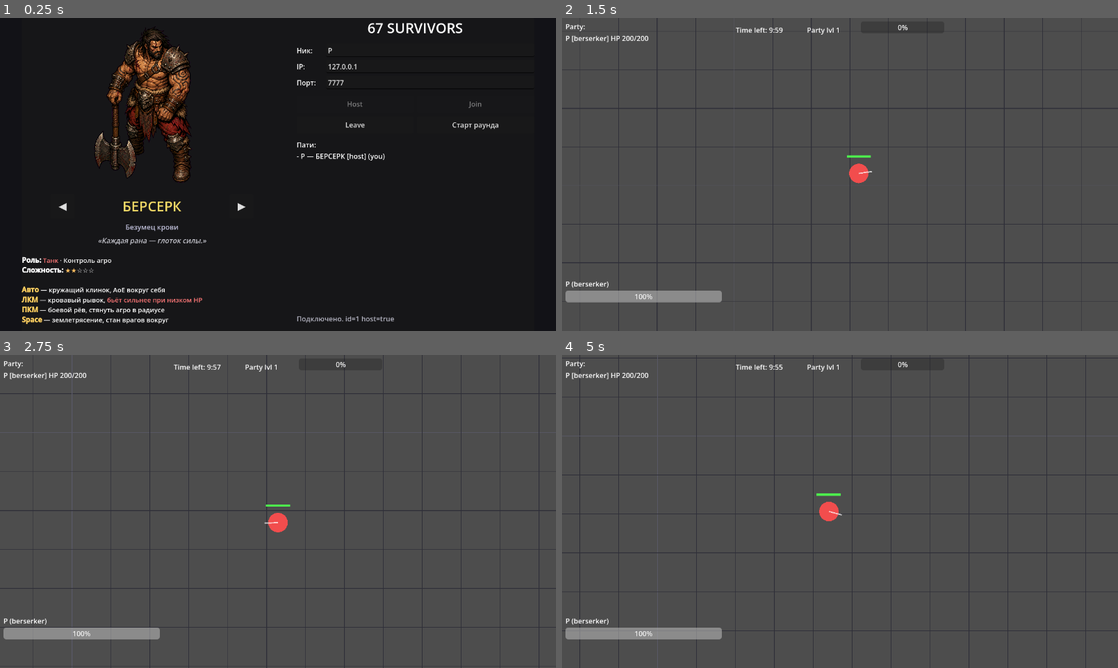
Above: before the commit, frames 1-4 (two rows, left to right).
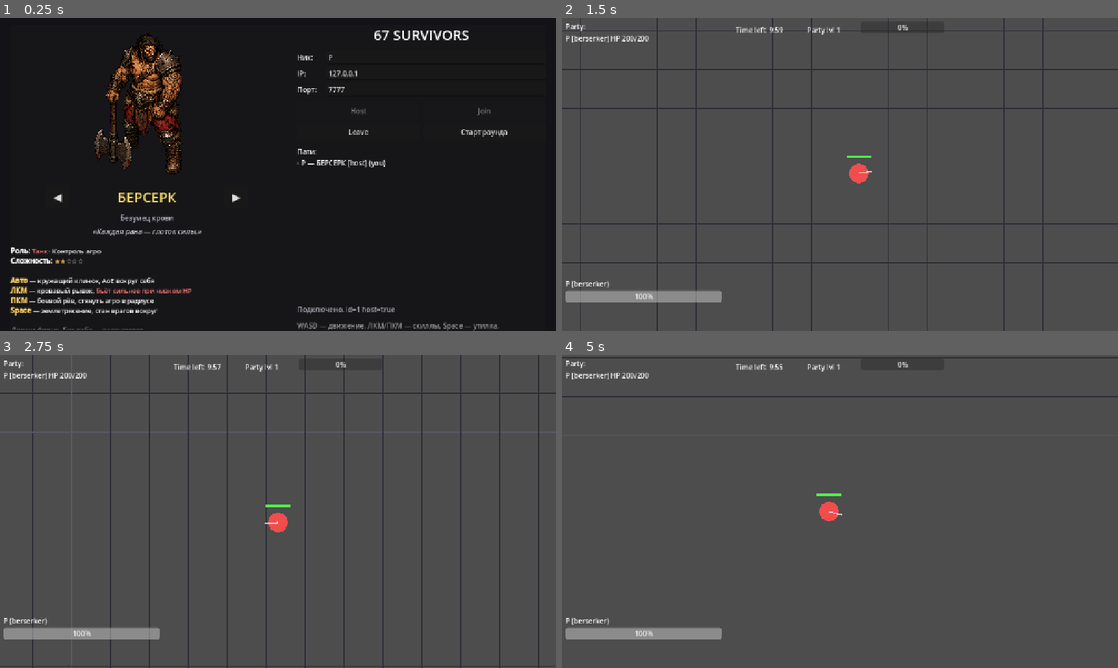
Above: after the commit, the same moments.

Repository: vvbeliaev/67-survivors
Game: Godot game, scene res://scenes/lobby.tscn
Same seed, same stepped clock (60 frames per second), same inputs: the game is played once before the commit and once after it.
Inputs (mouse positions are in pixels of both pictures, inside the frame that each line leads up to):
- Up to frame 1 (0.25 s): no input
- Up to frame 2 (1.5 s): click "Старт раунда" at 0.5 s; tap Enter at 1.25 s; move the mouse to (962, 158) at 1.27 s; press the mouse at (962, 158) at 1.28 s; hold D (move_right) from 1.28 s (still down)
- Up to frame 3 (2.75 s): move the mouse to (166, 527) at 2.02 s; release D (move_right) at 2.03 s; release the mouse at (166, 527) at 2.03 s; hold S (move_down) from 2.03 s (still down); right-click (166, 527) at 2.1 s
- Up to frame 4 (5 s): move the mouse to (895, 442) at 2.77 s; release S (move_down) at 2.78 s; hold D (move_right) 2.78-3.53 s; tap Space (utility) at 2.85 s; move the mouse to (812, 574) at 3.52 s; hold W (move_up) 3.53-4.28 s; click (812, 574) at 3.6 s; move the mouse to (1006, 558) at 4.27 s; hold A (move_left) from 4.28 s (still down); right-click (1006, 558) at 4.35 s

The runs differ from the first frame. In frame 1, 9.1% of the frame differs, in the area x 1-92%, y 1-100%; in frame 2, 2.0%; in frame 3, 3.3%; in frame 4, 3.4%.

Commit message:
Use viewport stretch so the lobby scales with window size
Set display/window/stretch/mode = canvas_items with aspect = keep so the
1280×720 logical layout scales proportionally to whatever window the user
opens. Default window override bumped to 1600×900. Lobby panel anchored
full inside a small-margin MarginContainer instead of a fixed-size centered
container, so the layout uses the full window without overflowing.

Co-Authored-By: Claude Opus 4.7 (1M context) <noreply@anthropic.com>

Diff:
--- a/project.godot
+++ b/project.godot
@@ -25,6 +25,10 @@
 
 window/size/viewport_width=1280
 window/size/viewport_height=720
+window/size/window_width_override=1600
+window/size/window_height_override=900
+window/stretch/mode="canvas_items"
+window/stretch/aspect="keep"
 
 [input]
 
--- a/scenes/lobby.tscn
+++ b/scenes/lobby.tscn
@@ -14,13 +14,16 @@
 anchor_bottom = 1.0
 color = Color(0.07, 0.07, 0.09, 1)
 
-[node name="Center" type="CenterContainer" parent="."]
+[node name="Center" type="MarginContainer" parent="."]
 anchors_preset = 15
 anchor_right = 1.0
 anchor_bottom = 1.0
+theme_override_constants/margin_left = 24
+theme_override_constants/margin_right = 24
+theme_override_constants/margin_top = 16
+theme_override_constants/margin_bottom = 16
 
 [node name="Panel" type="PanelContainer" parent="Center"]
-custom_minimum_size = Vector2(1180, 740)
 
 [node name="HBox" type="HBoxContainer" parent="Center/Panel"]
 theme_override_constants/separation = 32
